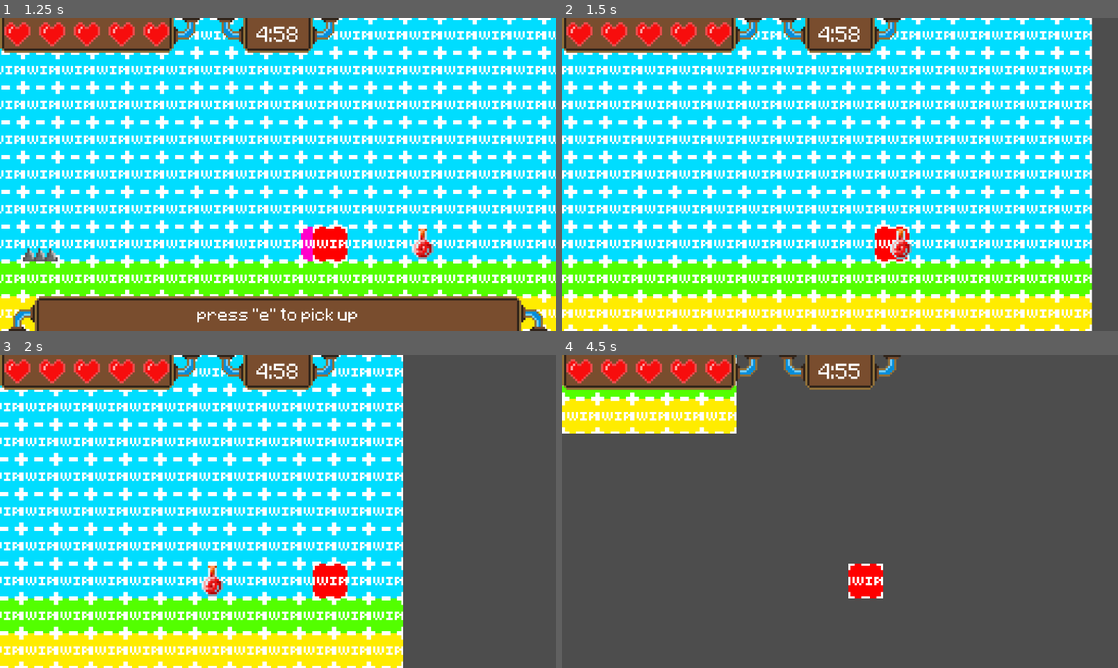
Above: before the commit, frames 1-4 (two rows, left to right).
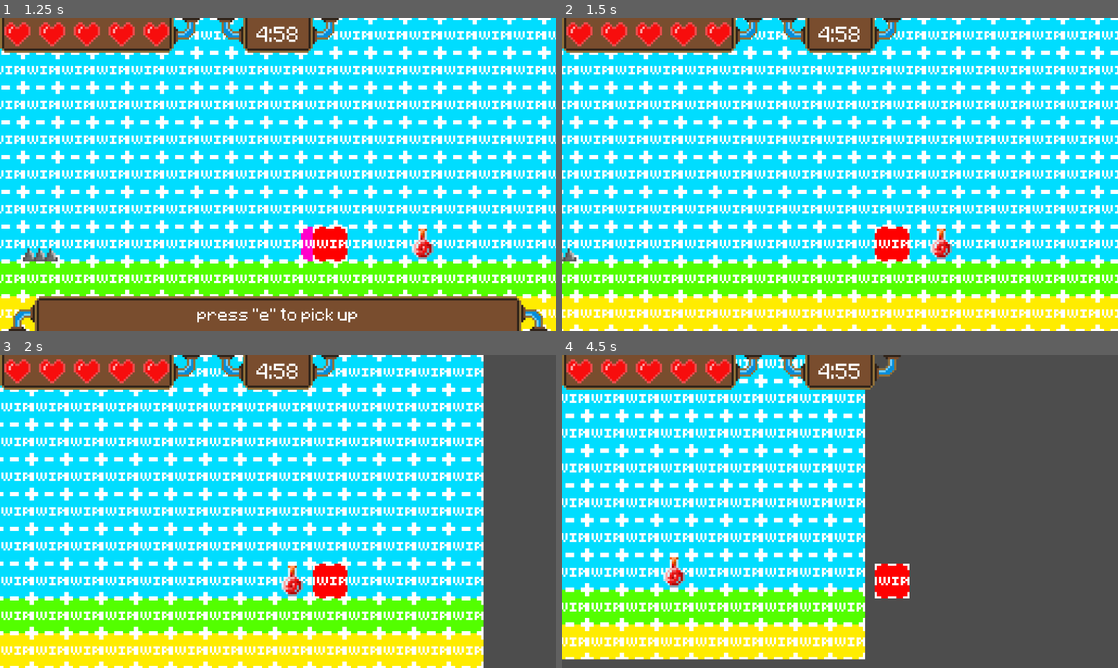
Above: after the commit, the same moments.

Repository: Soul-twan/informatica-eindproject
Game: Godot game, scene res://scene.tscn
Two runs of this game, one before a commit and one after it. Both use one fixed random seed, a clock stepped at 60 frames per second and the inputs below.
Inputs:
- Up to frame 1 (1.25 s): tap Enter at 0.5 s; hold Right (ui_right) from 0.53 s (still down); tap X (ui_dash) at 0.6 s; tap Up (ui_up) at 0.77 s
- Up to frame 2 (1.5 s): keep holding Right (ui_right); tap E at 1.25 s; tap X (ui_dash) at 1.35 s
- Up to frame 3 (2 s): keep holding Right (ui_right); tap Up (ui_up) at 1.52 s
- Up to frame 4 (4.5 s): release Right (ui_right) at 2.03 s; hold Left (ui_left) 2.03-2.78 s; tap X (ui_dash) every 0.75 s from 2.1 to 4.35 s; hold Right (ui_right) 2.78-4.28 s; tap Up (ui_up) at 3.02, 3.77 s; hold Left (ui_left) from 4.28 s (still down)

Frame 1 is identical in both runs. In frame 2, 33% of the frame differs, in the area x 0-100%, y 0-100%; in frame 3, 37%; in frame 4, 49%, in the area x 0-63%, y 0-98%.

Commit message:
added dash cooldown

Diff:
--- a/player.gd
+++ b/player.gd
@@ -5,7 +5,9 @@
 const fric = 70
 const jump_power = -600.0
 const dashSpeed = 800.0
+
 var doubleJump = true
+var dashReady = true
 
 var hearts : Array[TextureRect]
 var health = 5
@@ -18,6 +20,7 @@
 }
 
 @onready var invincTimer = $InvincibilityTimer
+@onready var dashTimer = $DashTimer
 
 func _ready() -> void:
 	var heartsBox = $"../Camera/HealthHUD/HBoxContainer"
@@ -50,10 +53,14 @@
 	else:
 		velocity.x = move_toward(velocity.x, 0, fric)
 
-	if Input.is_action_just_pressed("ui_dash") and (input > 0):
+	if Input.is_action_just_pressed("ui_dash") and (input > 0) and dashReady:
 		velocity.x += dashSpeed
-	elif Input.is_action_just_pressed("ui_dash") and (input < 0):
+		dashReady = false
+		dashTimer.start()
+	elif Input.is_action_just_pressed("ui_dash") and (input < 0) and dashReady:
 		velocity.x -= dashSpeed
+		dashReady = false
+		dashTimer.start()
 
 	move_and_slide()
 
@@ -61,6 +68,9 @@
 		var collision = get_slide_collision(i)
 		if collision.get_collider().is_in_group("spikes"):
 			damage()
+
+func _on_dash_timer_timeout() -> void:
+	dashReady = true
 
 
 func damage():
--- a/scene.tscn
+++ b/scene.tscn
@@ -126,6 +126,8 @@
 
 [node name="InvincibilityTimer" type="Timer" parent="Player" unique_id=1709823882]
 one_shot = true
+
+[node name="DashTimer" type="Timer" parent="Player" unique_id=1724591620]
 
 [node name="Environment" type="TileMapLayer" parent="." unique_id=1055878315]
 z_index = -1
@@ -283,6 +285,7 @@
 texture = ExtResource("11_fy5k1")
 
 [connection signal="timeout" from="Player/InvincibilityTimer" to="Player" method="_on_invincibility_timer_timeout"]
+[connection signal="timeout" from="Player/DashTimer" to="Player" method="_on_dash_timer_timeout"]
 [connection signal="timeout" from="Timer" to="." method="_on_timer_timeout"]
 [connection signal="body_shape_entered" from="TimeCrystal" to="TimeCrystal" method="_on_body_shape_entered"]
 [connection signal="body_shape_exited" from="TimeCrystal" to="TimeCrystal" method="_on_body_shape_exited"]
